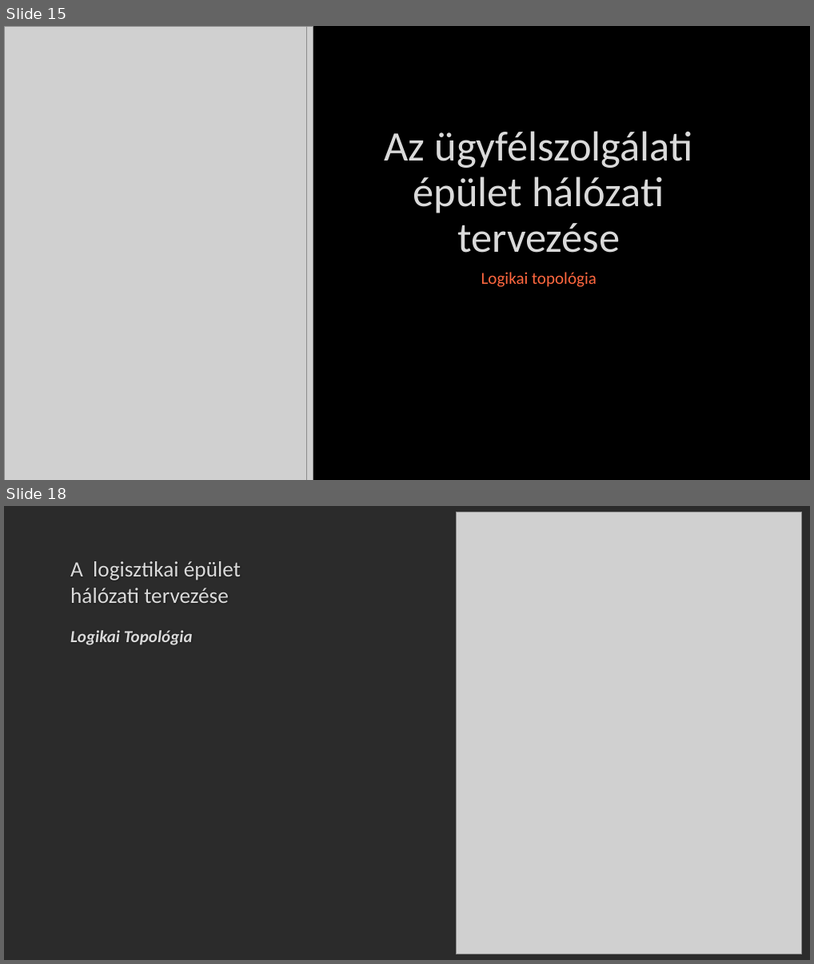
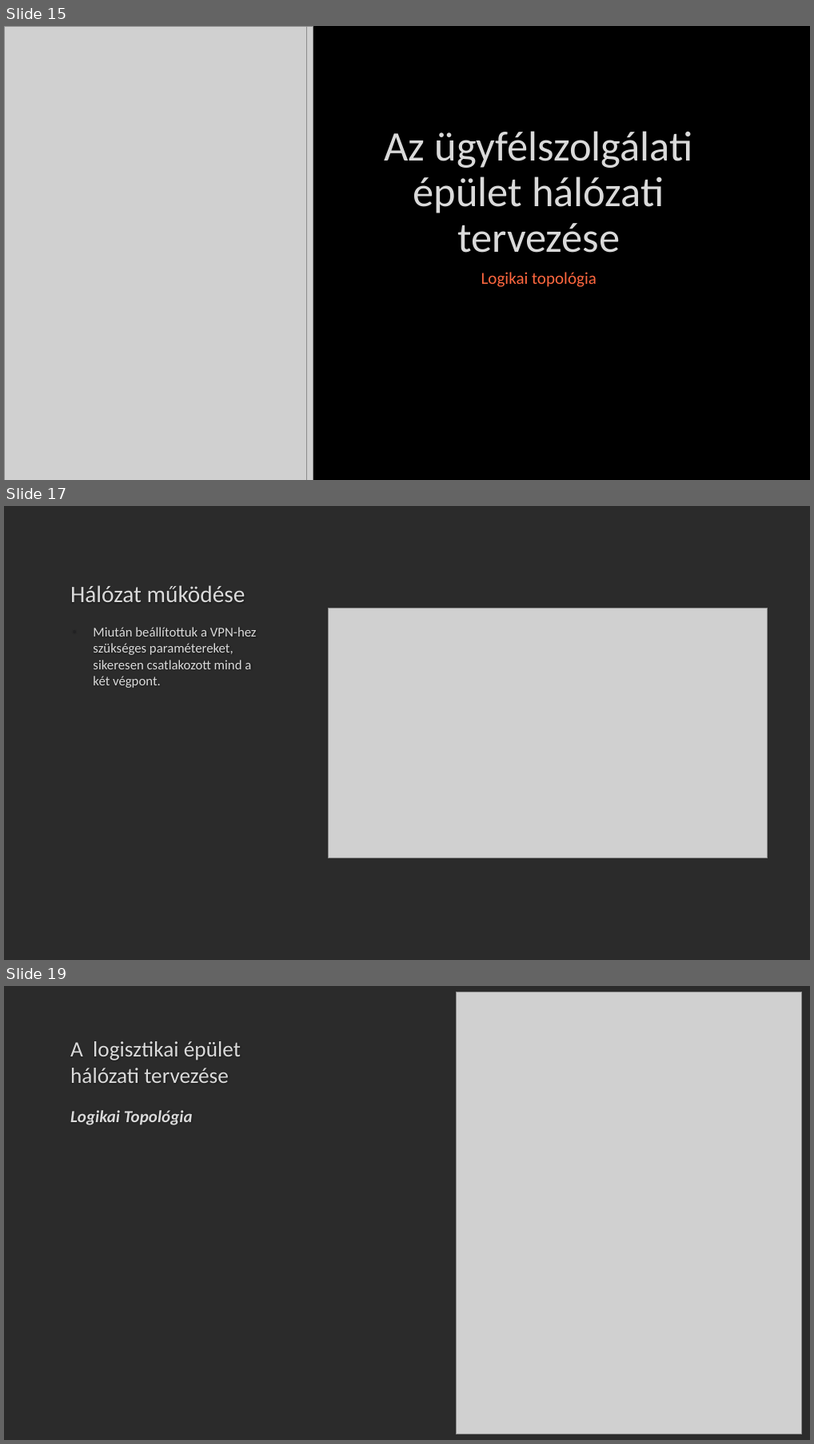
Before and after one commit to lacikartik88/IKT-projektmunka-II, a slide deck: Védéshez.pptx. Shown one above the other, each under a label of ours: slides 15 and 18 before the commit, slides 15, 17 and 19 after it; the slides between them are not shown. The pictures are 814x964 and 814x1444 pixels, drawn with LibreOffice and Linux fonts; fonts in the diff are those of the drawing; grey boxes stand for pictures; background and template pictures are left out; a plain dark background stands for a picture behind light text. Boxes give left, top, right and bottom in pixels: in the first picture for what was removed or moved away, otherwise in the second. Text is boxed around its words. In the diff, an @@ line names an element or a change of style, - is before the commit and + after.

```diff
--- a/Védéshez.pptx
+++ b/Védéshez.pptx
@@ slide 17 added at (4, 506, 810, 960), background picture (left out) @@
@@ title added at (70, 585, 246, 602), 28 pt, text #DADADA @@
+Hálózat működése
@@ picture added at (329, 608, 768, 857) @@
@@ text added at (93, 627, 257, 688), 16 pt, text #DADADA @@
+• Miután beállítottuk a VPN-hez szükséges paramétereket, sikeresen csatlakozott mind a két végpont.
@@ what was slide 18 is now slide 19 @@
```
Also in this commit, not shown: 7 slides changed, 2 other slides added.
